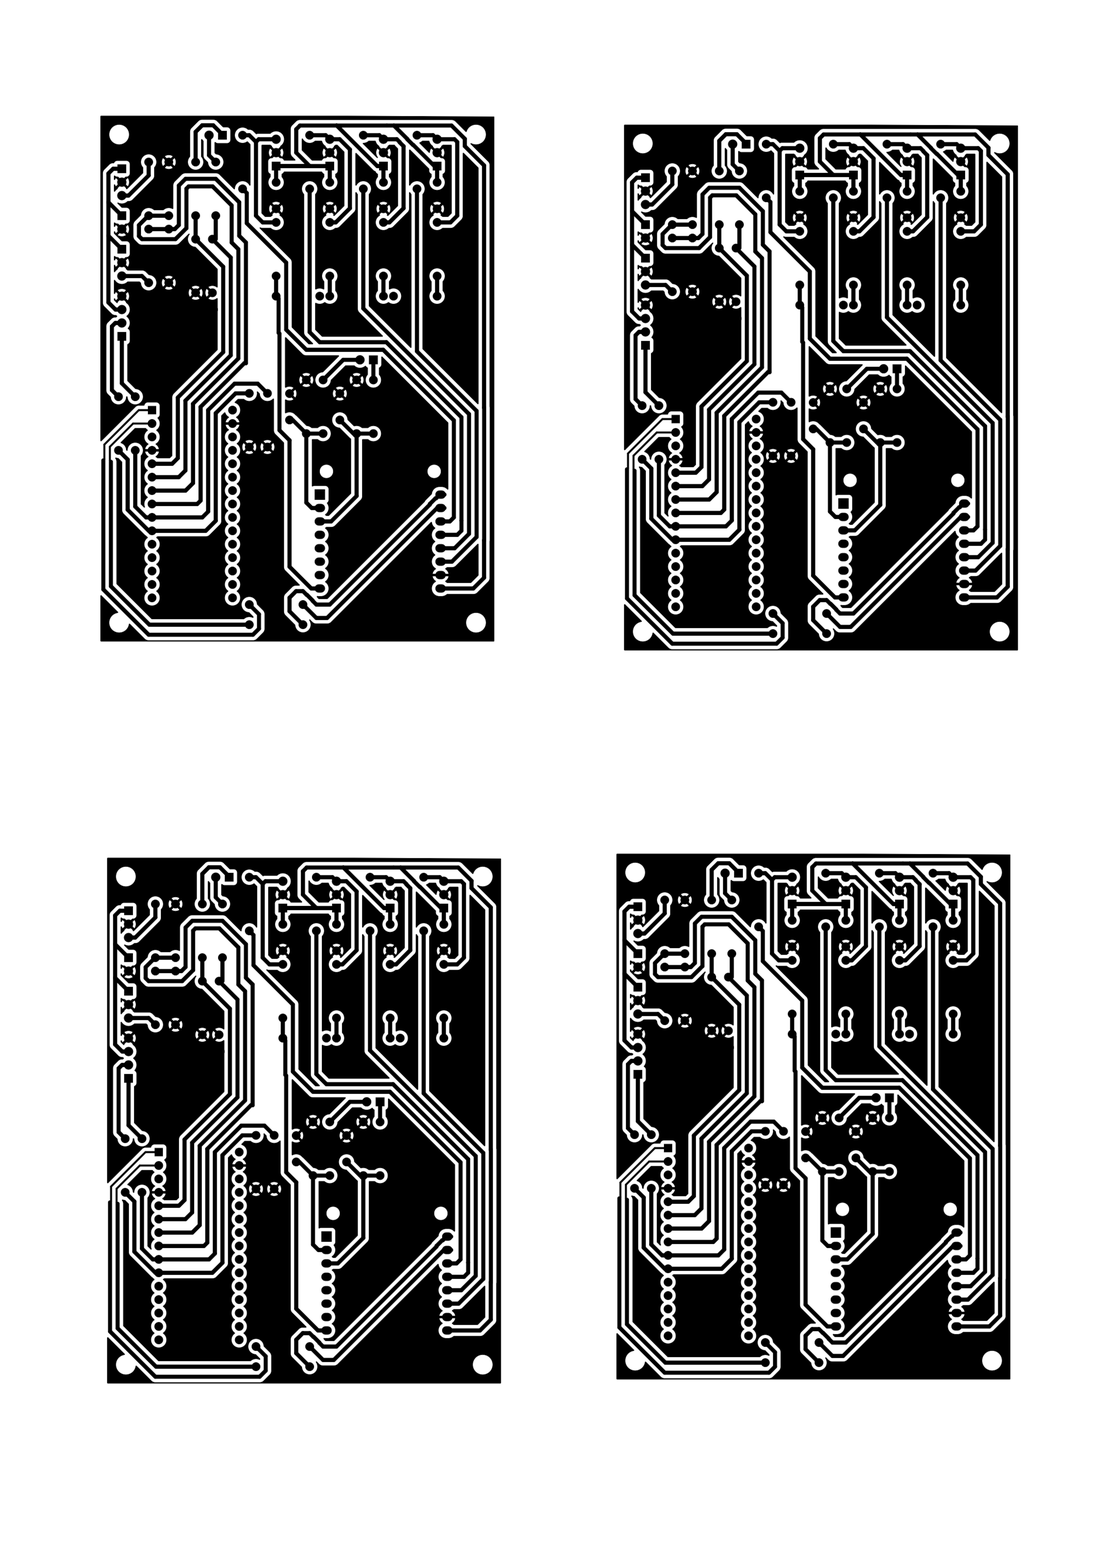
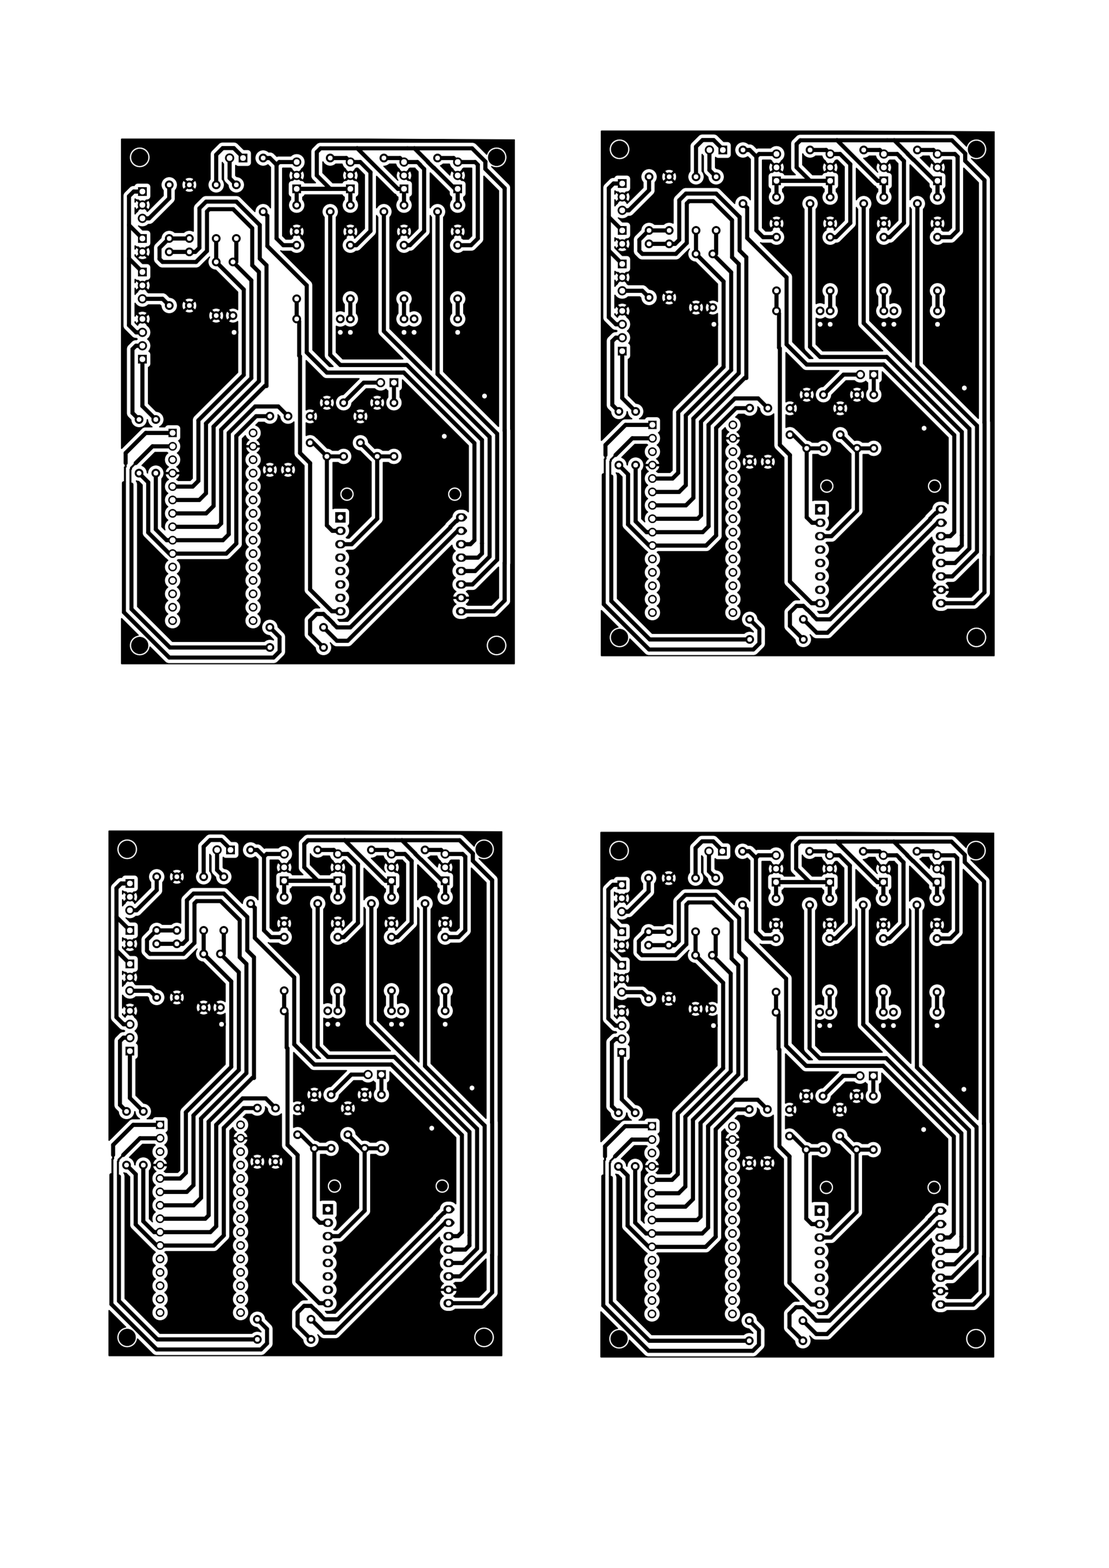
Revision of a layered 1109 x 1568 image; what changed, layer by layer:
painted on "AVA-B_Cu.pdf copy #3" over [left=106, top=830, right=503, bottom=1384]
painted on "AVA-B_Cu.pdf copy #2" over [left=599, top=831, right=1011, bottom=1380]
painted on "AVA-B_Cu.pdf copy #1" over [left=600, top=124, right=1019, bottom=657]
painted on "AVA-B_Cu.pdf copy" over [left=100, top=115, right=516, bottom=665]